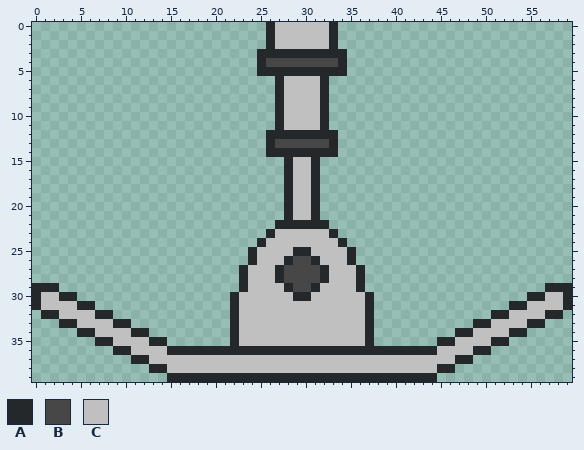
Pixel-art sprite -- branches/Grafics_Under_Development/madtulip/ship parts/generic/landing gear 3/madtulip_landing_gear_3.png. The first picture shows the starting point.
The file is 60x40 pixels.
Palette (. is transparent): A #25282a  B #474747  C #c0c0c0
Pixels before, first column x 0:
 0 ..........................ACCCCCCA..........................
 1 ..........................ACCCCCCA..........................
 2 ..........................ACCCCCCA..........................
 3 .........................AAAAAAAAAA.........................
 4 .........................ABBBBBBBBA.........................
 5 .........................AAAAAAAAAA.........................
 6 ...........................ACCCCA...........................
 7 ...........................ACCCCA...........................
 8 ...........................ACCCCA...........................
 9 ...........................ACCCCA...........................
10 ...........................ACCCCA...........................
11 ...........................ACCCCA...........................
12 ..........................AAAAAAAA..........................
13 ..........................ABBBBBBA..........................
14 ..........................AAAAAAAA..........................
15 ............................ACCA............................
16 ............................ACCA............................
17 ............................ACCA............................
18 ............................ACCA............................
19 ............................ACCA............................
20 ............................ACCA............................
21 ............................ACCA............................
22 ...........................AAAAAA...........................
23 ..........................ACCCCCCA..........................
24 .........................ACCCCCCCCA.........................
25 ........................ACCCCAACCCCA........................
26 ........................ACCCABBACCCA........................
27 .......................ACCCABBBBACCCA.......................
28 .......................ACCCABBBBACCCA.......................
29 AAA....................ACCCCABBACCCCA....................AAA
30 ACCAA.................ACCCCCCAACCCCCCA.................AACCA
31 ACCCCAA...............ACCCCCCCCCCCCCCA...............AACCCCA
32 .AACCCCAA.............ACCCCCCCCCCCCCCA.............AACCCCAA.
33 ...AACCCCAA...........ACCCCCCCCCCCCCCA...........AACCCCAA...
34 .....AACCCCAA.........ACCCCCCCCCCCCCCA.........AACCCCAA.....
35 .......AACCCCAA.......ACCCCCCCCCCCCCCA.......AACCCCAA.......
36 .........AACCCCAAAAAAAAAAAAAAAAAAAAAAAAAAAAAACCCCAA.........
37 ...........AACCCCCCCCCCCCCCCCCCCCCCCCCCCCCCCCCCAA...........
38 .............AACCCCCCCCCCCCCCCCCCCCCCCCCCCCCCAA.............
39 ...............AAAAAAAAAAAAAAAAAAAAAAAAAAAAAA...............
Once edited:
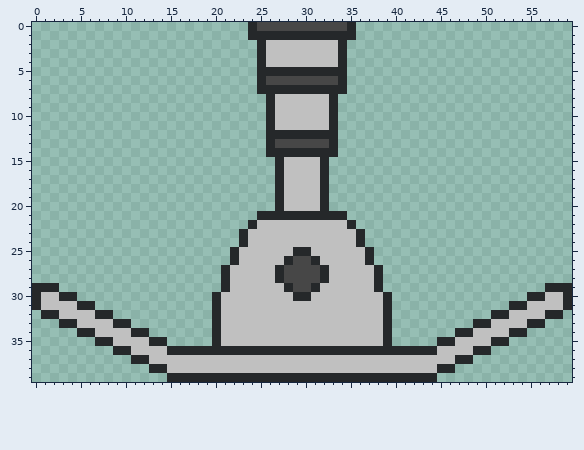
Changes in this commit:
There is now colour A in row 0 at x 24 and 35; in row 1 at x 24 to 25 and 34 to 35; in row 2 at x 25 and 34; in row 6 at x 25 and 34; in row 7 at x 25 to 26 and 33 to 34; in rows 8 to 11 at x 26 and 33.
There is now colour A in rows 15 to 20 at x 27 and 32; in row 21 at x 25 to 27 and 32 to 34; in row 22 at x 24 and 35; in rows 23 to 24 at x 23 and 36; in rows 25 to 26 at x 22 and 37; in rows 27 to 29 at x 21 and 38.
There is now colour A in rows 30 to 35 at x 20 and 39.
The edit turns colour C into colour A in row 1 at x 27 to 32; in row 7 at x 28 to 31; in row 21 at x 29 to 30.
There is now colour B in row 0 at x 25 and 34; in row 6 at x 26 and 33.
The edit turns colour A into colour B in row 0 at x 26 and 33; in row 6 at x 27 and 32.
The edit turns colour C into colour B in row 0 at x 27 to 32; in row 6 at x 28 to 31.
There is now colour C in row 22 at x 25 to 26 and 33 to 34; in row 23 at x 24 to 25 and 34 to 35; in row 24 at x 24 and 35; in rows 25 to 26 at x 23 and 36; in rows 27 to 29 at x 22 and 37; in rows 30 to 35 at x 21 and 38.
The edit turns colour A into colour C in row 2 at x 26 and 33; in row 3 at x 26 to 33; in rows 8 to 11 at x 27 and 32; in rows 15 to 20 at x 28 and 31; in row 22 at x 27 to 32; in row 23 at x 26 and 33.
The edit turns colour A into colour C in row 24 at x 25 and 34; in rows 25 to 26 at x 24 and 35; in rows 27 to 29 at x 23 and 36; in rows 30 to 35 at x 22 and 37.
The edit turns colour B into colour C in row 4 at x 26 to 33.
